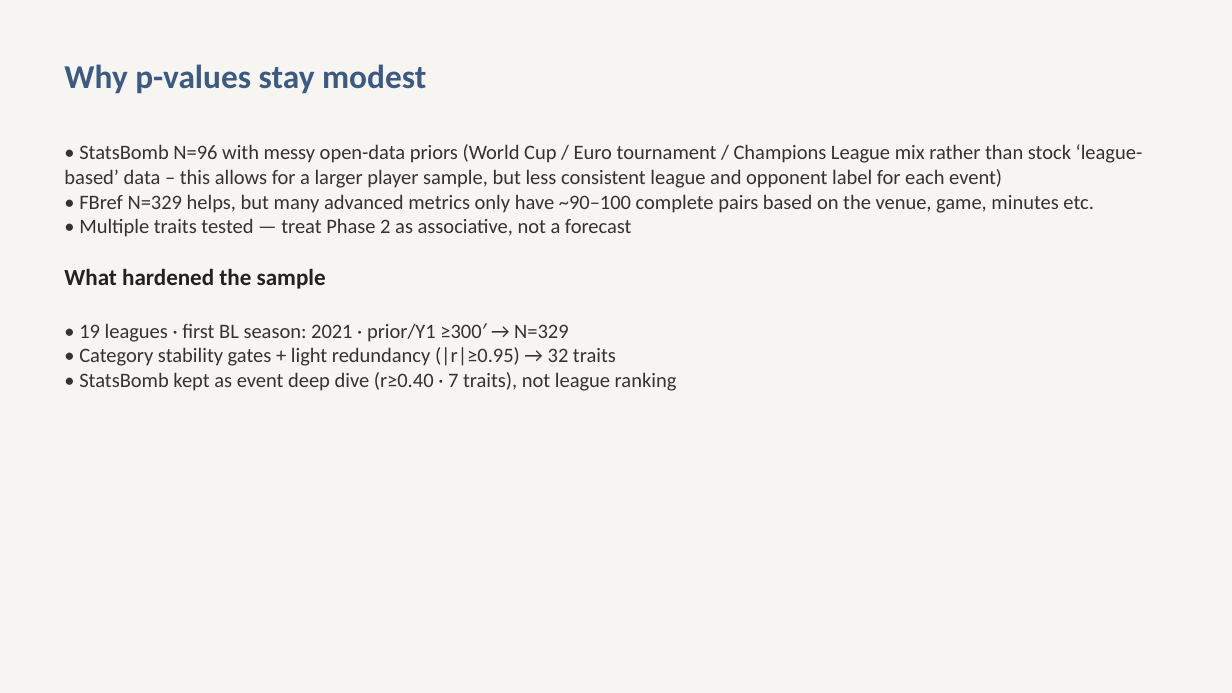
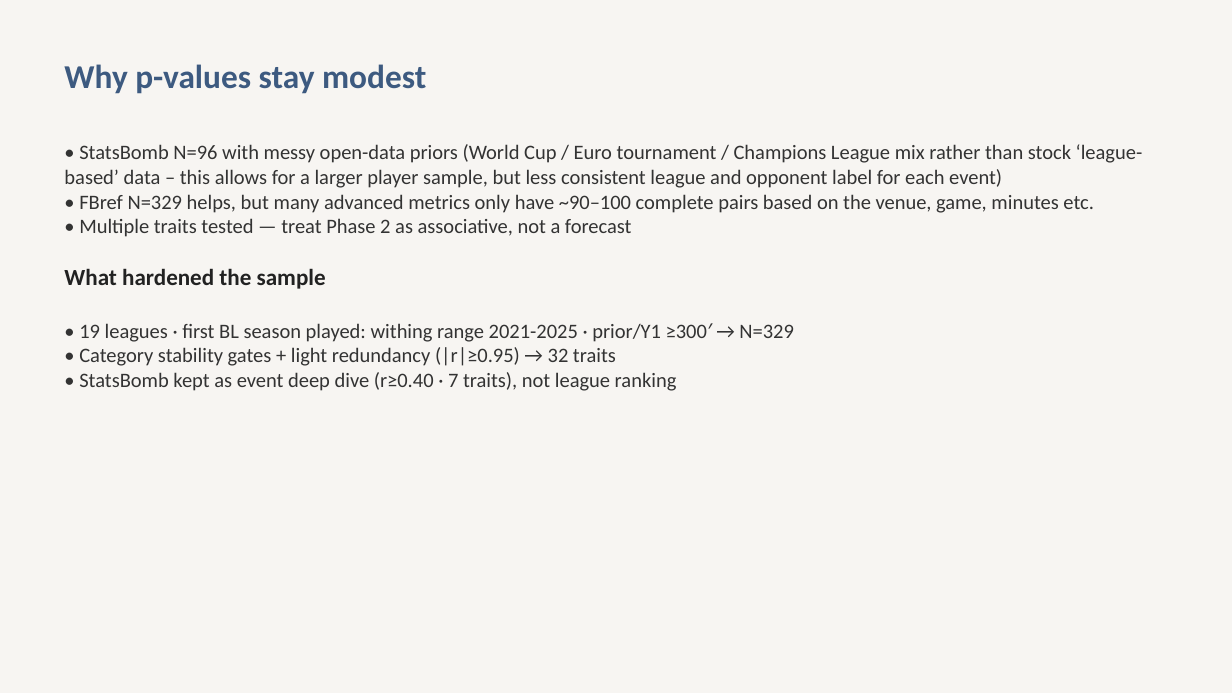
Before and after one commit to colbymorris08/bundesliga-transfer-traits, a slide deck: slide 19 of bundesliga_transfer_traits.pptx. Drawn at 1232x693 pixels with LibreOffice and Linux fonts; fonts in the diff are those of the drawing. Boxes give left, top, right and bottom in pixels: in the first picture for what was removed or moved away, otherwise in the second. Text is boxed around its words. In the diff, an @@ line names an element or a change of style, - is before the commit and + after.

```diff
--- a/bundesliga_transfer_traits.pptx
+++ b/bundesliga_transfer_traits.pptx
@@ text at [79, 323, 794, 342]: text changed @@
-• 19 leagues · first BL season: 2021 · prior/Y1 ≥300′ → N=329
+• 19 leagues · first BL season played: withing range 2021-2025 · prior/Y1 ≥300′ → N=329
```
Also in this commit, not shown: 8 other slides changed.
